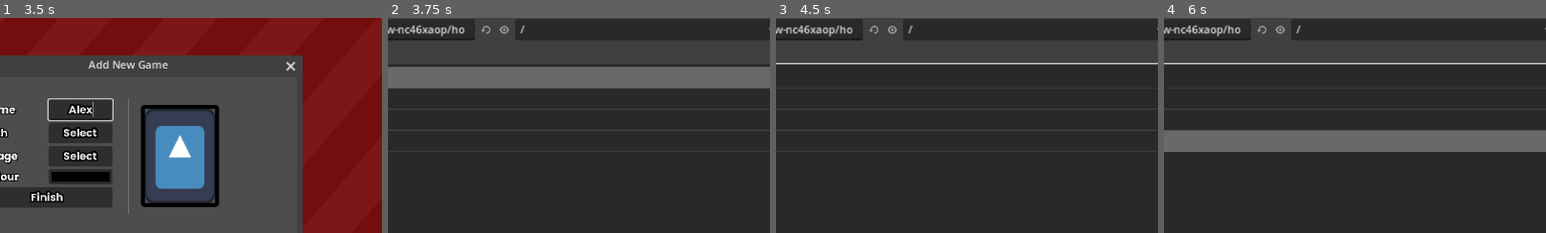
Above: before the commit, frames 1-4 (left to right).
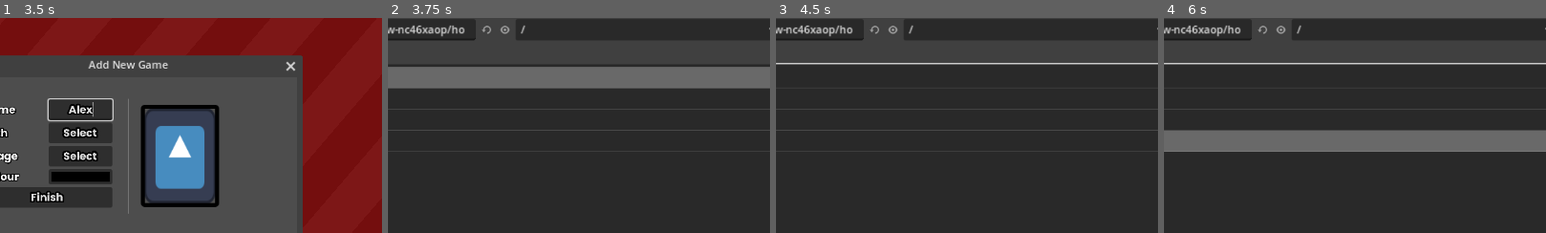
Above: after the commit, the same moments.

Repository: Shuflduf/Vapour
Game: Godot game, scene res://scenes/main.tscn
Same seed, same stepped clock (60 frames per second), same inputs: the game is played once before the commit and once after it. The engine's default icon, where the game draws it, is replaced by a stand-in: a white triangle on a blue panel in a dark square.
Inputs (mouse positions are % of the whole screen's width and height, from its top left):
- Up to frame 1 (3.5 s): click "Add New Game" at 0.5 s; click (44, 39) at 1.27 s; type "Alex" at 1.35 s; click "Add New Game" at 2 s; click (44, 39) at 2.77 s; type "Alex" at 2.85 s
- Up to frame 2 (3.75 s): click "Select" at 3.5 s
- Up to frame 3 (4.5 s): click "Select" at 4.25 s
- Up to frame 4 (6 s): click "Finish" at 5 s; click "Select" at 5.75 s
The pictures show only the part of the screen within x 33-83%, y 18-68%; the shares and areas given below are measured in that part.

Frame 1 is identical in both runs. In frame 2, less than 0.1% of the frame differs, in the area x 22-36%, y 3-10%; in frame 3, less than 0.1%; in frame 4, less than 0.1%.
Error before the commit: Attempt to call function 'get_position' in base 'null instance' on a null instance. (res://scripts/main.gd:55)

Commit message:
crucial bug

Diff:
--- a/scripts/main.gd
+++ b/scripts/main.gd
@@ -46,6 +46,9 @@
 		save_file.store_line(JSON.stringify(game_data))
 
 func load_games():
+	if not FileAccess.file_exists("user://games.json"):
+		return
+
 	for game in games.get_children():
 		game.queue_free()
 
Not shown, changed: exports/Vapour.linux.zip
Not shown, changed: exports/Vapour.macos.exe.zip
